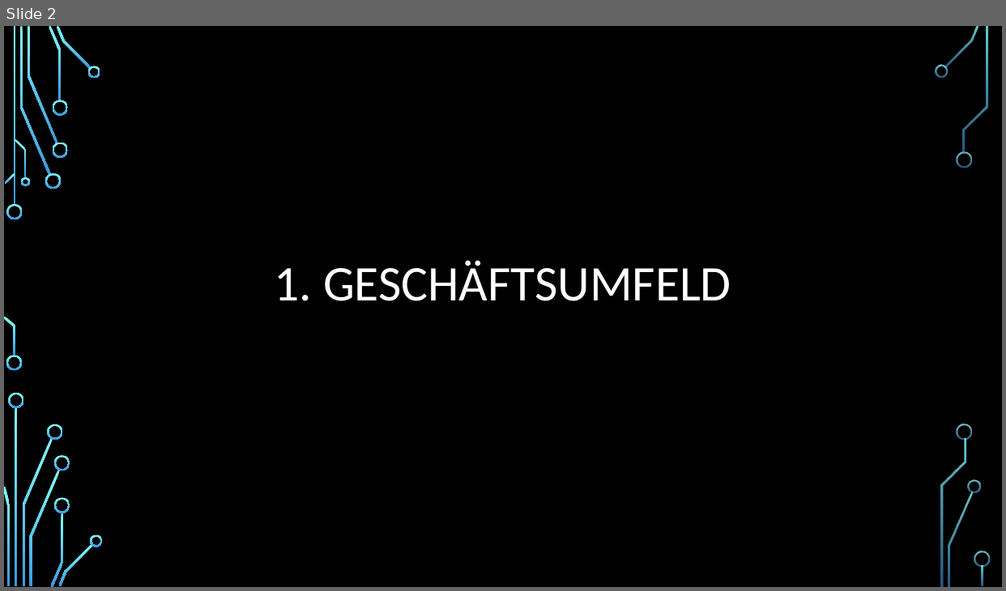
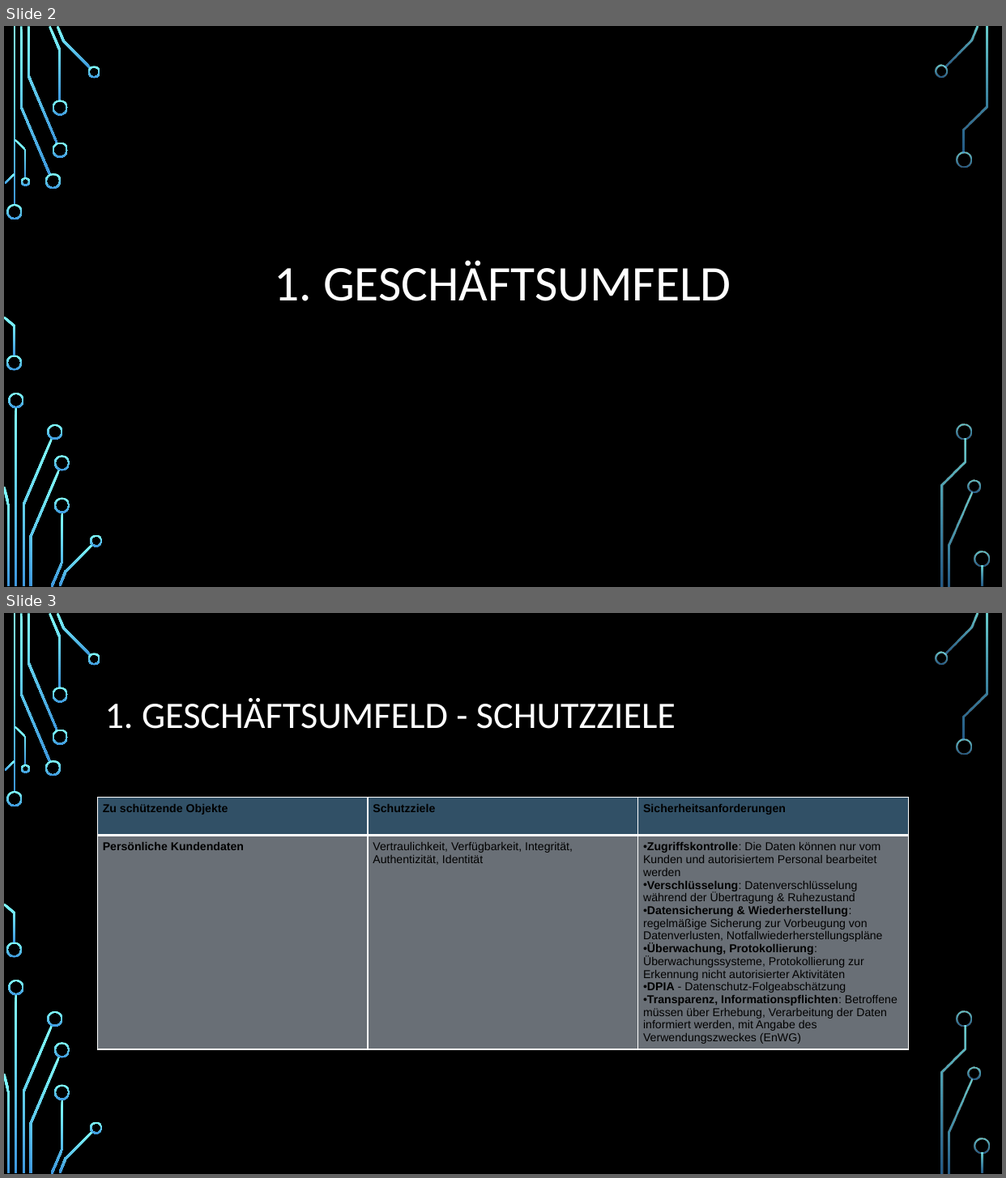
Before and after one commit to CelMur/TINF21CS2_Security_by_Design_Gruppenprojekt, a slide deck: Documentation/2023_10_26_SBD_Präsentation.pptx. Shown one above the other, each under a label of ours: slide 2 before the commit, slides 2 and 3 after it. The pictures are 1006x591 and 1006x1178 pixels, drawn with LibreOffice and Linux fonts; fonts in the diff are those of the drawing; background and template pictures are left out. Boxes give left, top, right and bottom in pixels: in the first picture for what was removed or moved away, otherwise in the second. Text is boxed around its words. In the diff, an @@ line names an element or a change of style, - is before the commit and + after.

```diff
--- a/Documentation/2023_10_26_SBD_Präsentation.pptx
+++ b/Documentation/2023_10_26_SBD_Präsentation.pptx
@@ slide 3 added at <box>4,613,1002,1174</box>, background picture (left out); not listed: 36 template elements that a slide beside it also shows @@
@@ title added at <box>105,698,675,729</box>, 36 pt, text #FFFFFF @@
+1. GESCHÄFTSUMFELD - SCHUTZZIELE
@@ table added at <box>98,797,908,1066</box>, 2 rows, 3 columns @@
+Zu schützende Objekte | Schutzziele | Sicherheitsanforderungen
+Persönliche Kundendaten | Vertraulichkeit, Verfügbarkeit, Integrität, / Authentizität, Identität | Zugriffskontrolle: Die Daten können nur vom Kunden und autorisiertem Personal bearbeitet werden / Verschlüsselung: Datenverschlüsselung während der Übertragung & Ruhezustand / Datensicherung & Wiederherstellung: regelmäßige Sicherung zur Vorbeugung von Datenverlusten, Notfallwiederherstellungspläne / Überwachung, Protokollierung: Überwachungssysteme, Protokollierung zur Erkennung nicht autorisierter Aktivitäten / DPIA - Datenschutz-Folgeabschätzung / Transparenz, Informationspflichten: Betroffene müssen über Erhebung, Verarbeitung der Daten informiert werden, mit Angabe des Verwendungszweckes (EnWG)
```
Also in this commit, not shown: 3 slides changed, 2 other slides added, 2 slides removed.
